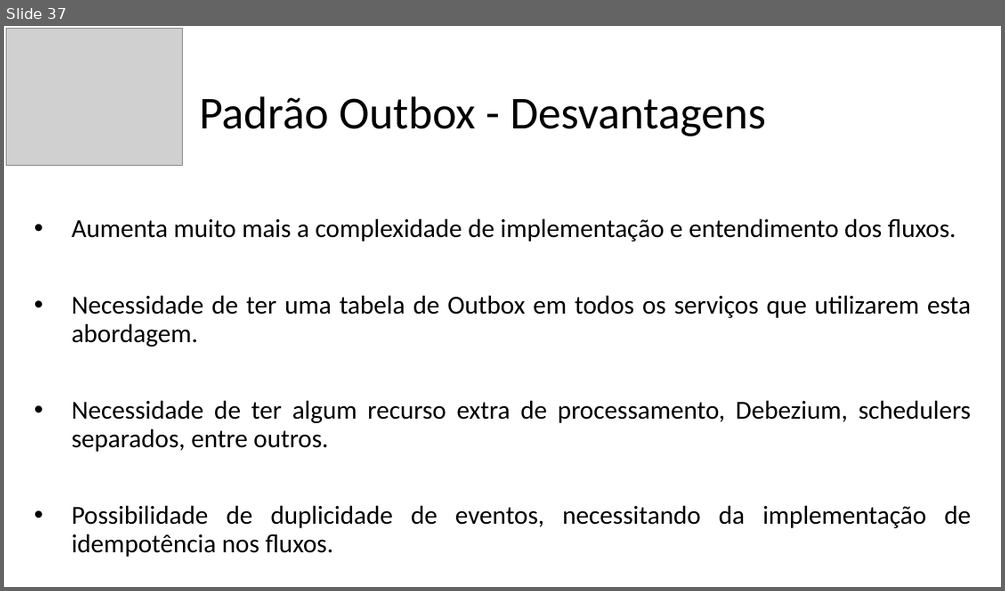
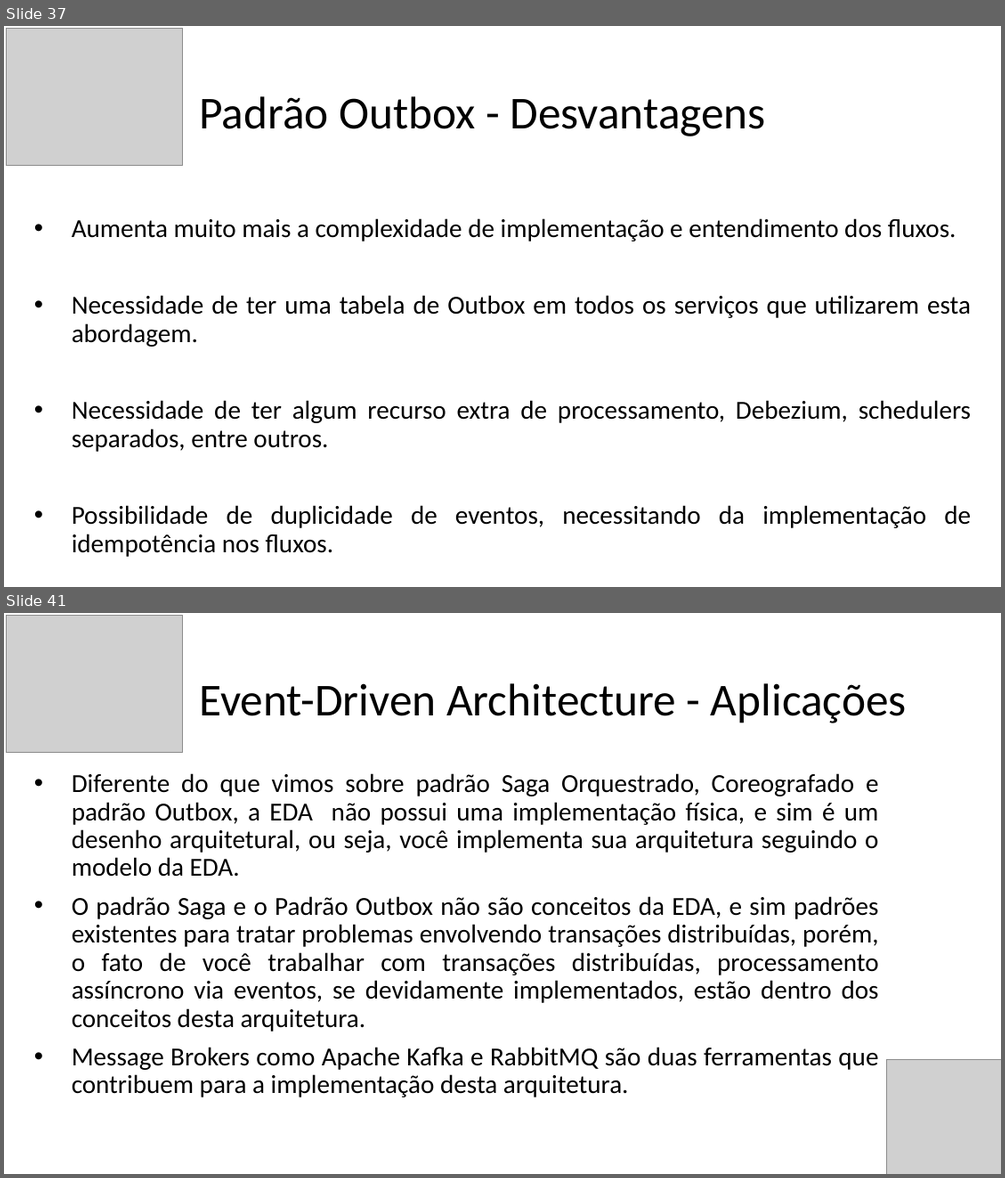
Before and after one commit to vhnegrisoli/curso-udemy-microsservicos-padrao-saga-orquestrado, a slide deck: Conteúdos/Apresentação - Saga.pptx. Shown one above the other, each under a label of ours: slide 37 before the commit, slides 37 and 41 after it; the slides between them are not shown. The pictures are 1005x591 and 1005x1178 pixels, drawn with LibreOffice and Linux fonts; fonts in the diff are those of the drawing; grey boxes stand for pictures. Boxes give left, top, right and bottom in pixels: in the first picture for what was removed or moved away, otherwise in the second. Text is boxed around its words. In the diff, an @@ line names an element or a change of style, - is before the commit and + after.

Commit message:
Adiciona conteúdos sobre Kafka nos slides

```diff
--- a/Conteúdos/Apresentação - Saga.pptx
+++ b/Conteúdos/Apresentação - Saga.pptx
@@ slide 41 added at <box>4,613,1001,1174</box>, background #FFFFFF @@
@@ picture added at <box>7,615,183,752</box> @@
@@ text added at <box>199,683,906,723</box>, 44 pt, text #000000 @@
+Event-Driven Architecture - Aplicações
@@ text added at <box>72,773,879,1097</box>, 25 pt, text #000000 @@
+• Diferente do que vimos sobre padrão Saga Orquestrado, Coreografado e padrão Outbox, a EDA não possui uma implementação física, e sim é um desenho arquitetural, ou seja, você implementa sua arquitetura seguindo o modelo da EDA.
+• O padrão Saga e o Padrão Outbox não são conceitos da EDA, e sim padrões existentes para tratar problemas envolvendo transações distribuídas, porém, o fato de você trabalhar com transações distribuídas, processamento assíncrono via eventos, se devidamente implementados, estão dentro dos conceitos desta arquitetura.
+• Message Brokers como Apache Kafka e RabbitMQ são duas ferramentas que contribuem para a implementação desta arquitetura.
@@ picture added at <box>886,1060,1001,1174</box> @@
```
Also in this commit, not shown: 2 slides changed, 15 other slides added, 1 slide removed.
